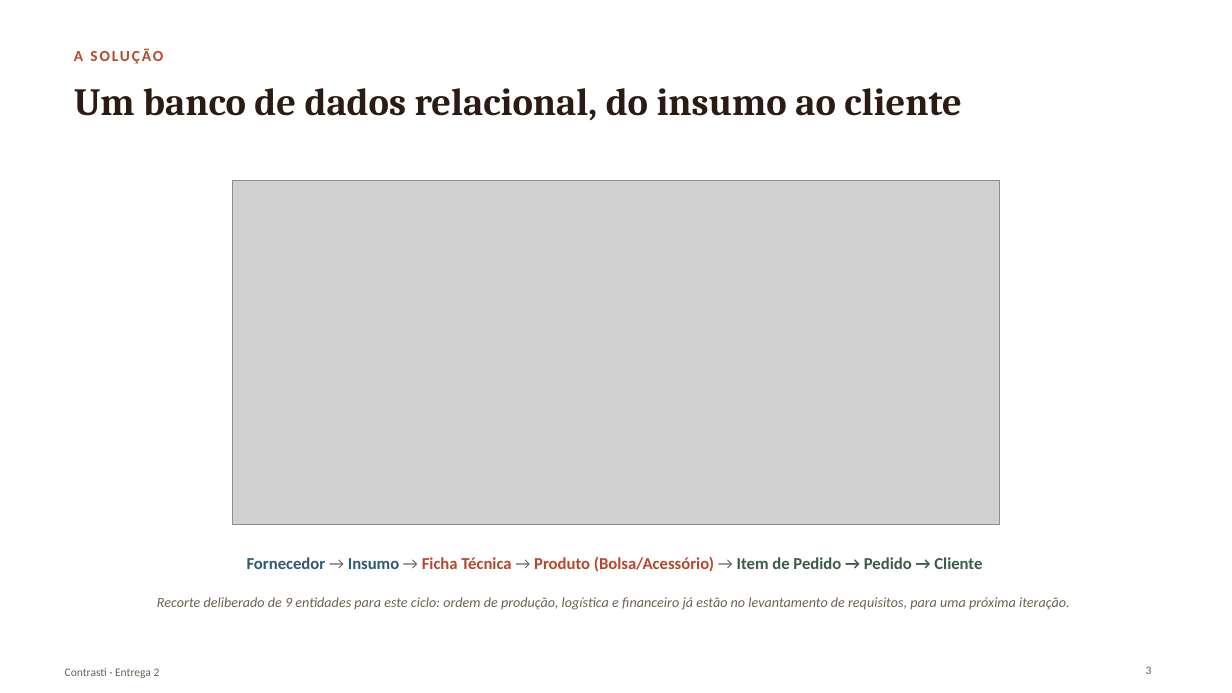
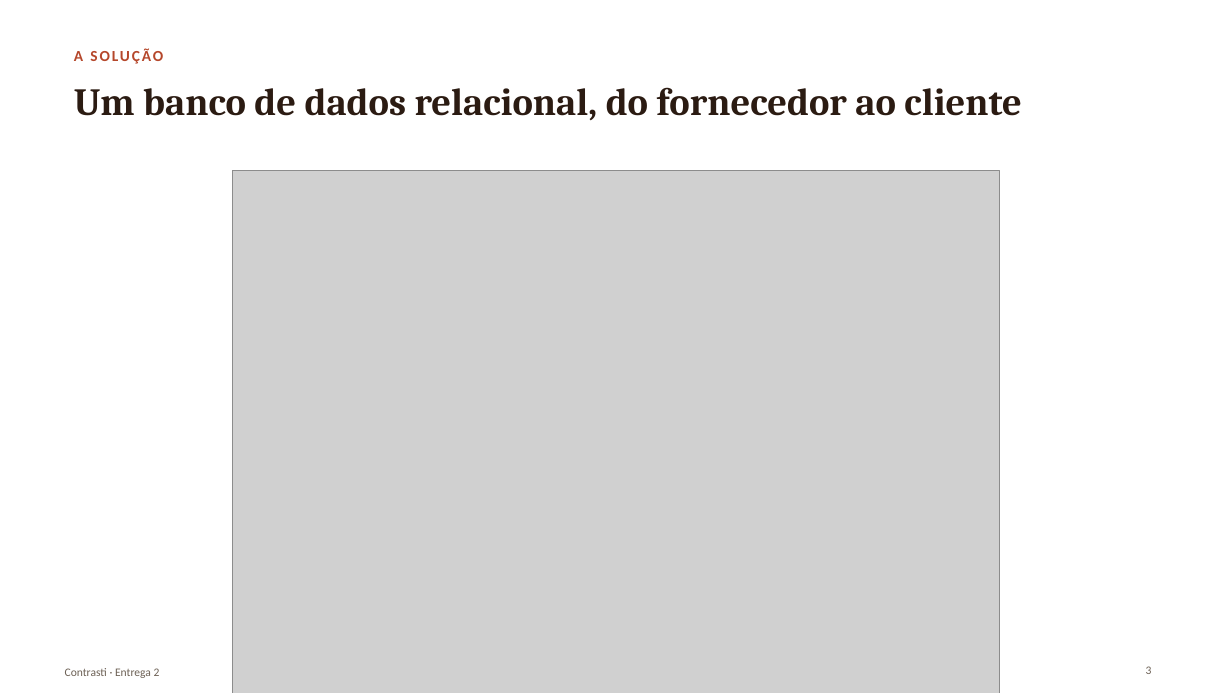
Before and after one commit to matheusmontagner8/Modelagem-de-Dados, a slide deck: slide 3 of Entrega2/apresentacao.pptx. Drawn at 1232x693 pixels with LibreOffice and Linux fonts; fonts in the diff are those of the drawing; grey boxes stand for pictures. Boxes give left, top, right and bottom in pixels: in the first picture for what was removed or moved away, otherwise in the second. Text is boxed around its words. In the diff, an @@ line names an element or a change of style, - is before the commit and + after.

```diff
--- a/Entrega2/apresentacao.pptx
+++ b/Entrega2/apresentacao.pptx
@@ title at bbox=[74, 87, 1021, 120]: text changed @@
-Um banco de dados relacional, do insumo ao cliente
+Um banco de dados relacional, do fornecedor ao cliente
@@ picture: place and size @@
-picture at bbox=[233, 180, 1000, 524]
+picture at bbox=[233, 171, 1000, 693]
@@ text removed at bbox=[247, 557, 982, 572] @@
-Fornecedor → Insumo → Ficha Técnica → Produto (Bolsa/Acessório) → Item de Pedido → Pedido → Cliente
@@ text removed at bbox=[157, 597, 1070, 610] @@
-Recorte deliberado de 9 entidades para este ciclo: ordem de produção, logística e financeiro já estão no levantamento de requisitos, para uma próxima iteração.
```
Also in this commit, not shown: 8 other slides changed, 2 slides added, 5 other files.
